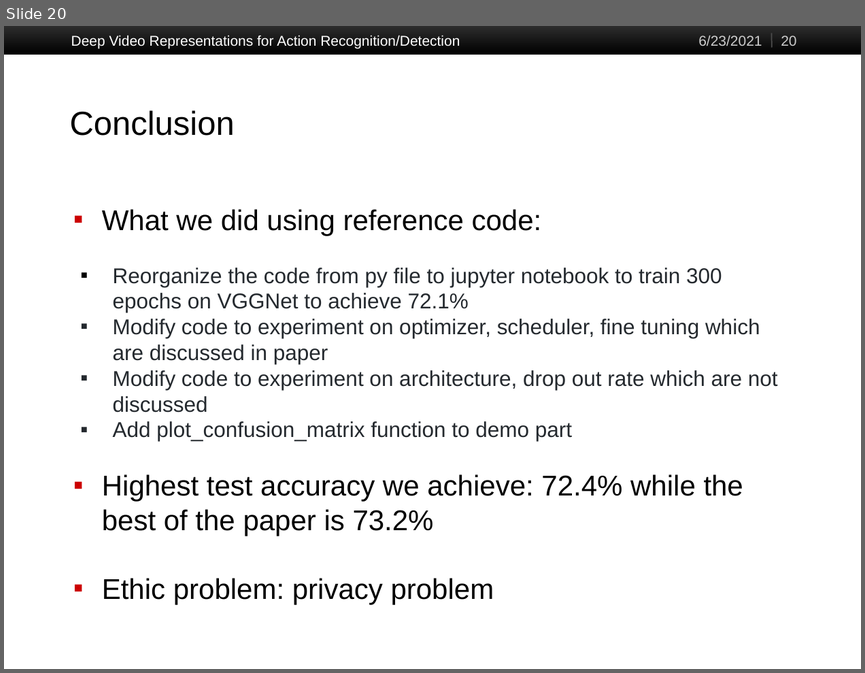
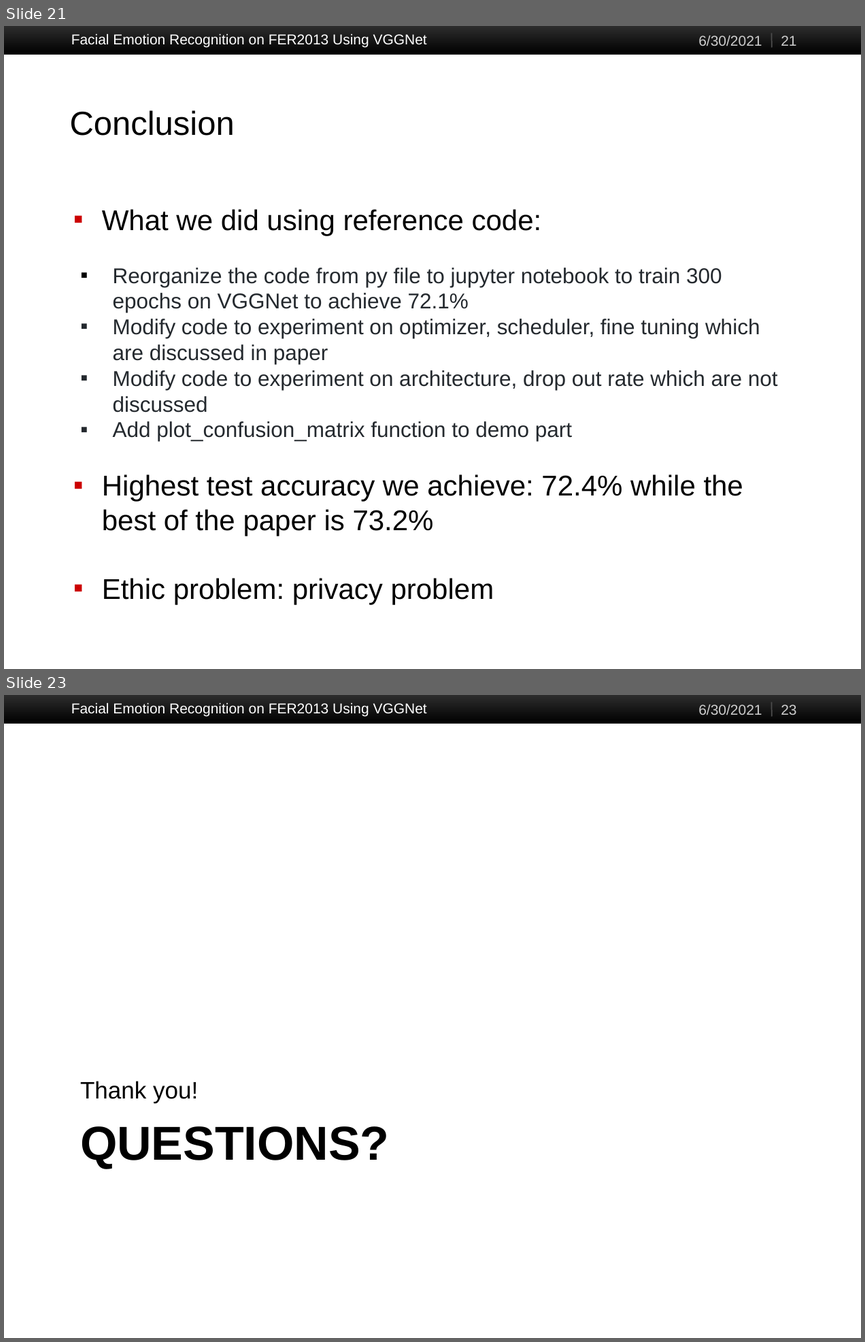
Before and after one commit to JimY233/CS523_Project, a slide deck: Facial Emotion Recognition on FER2013.pptx. Shown one above the other, each under a label of ours: slide 20 before the commit, slides 21 and 23 after it; the slides between them are not shown. The pictures are 865x673 and 865x1342 pixels, drawn with LibreOffice and Linux fonts; fonts in the diff are those of the drawing. Boxes give left, top, right and bottom in pixels: in the first picture for what was removed or moved away, otherwise in the second. Text is boxed around its words. In the diff, an @@ line names an element or a change of style, - is before the commit and + after.

```diff
--- a/Facial Emotion Recognition on FER2013.pptx
+++ b/Facial Emotion Recognition on FER2013.pptx
@@ slide 23 added at bbox=[4, 695, 861, 1338], background #FFFFFF; not listed: 2 template elements that a slide beside it also shows @@
@@ text added at bbox=[71, 702, 427, 716], 12 pt, text #FFFFFF @@
+Facial Emotion Recognition on FER2013 Using VGGNet
@@ text added at bbox=[698, 705, 762, 715], 12 pt, text #CCCCCC @@
+6/30/2021
@@ page number added at bbox=[781, 705, 796, 715], 12 pt, text #CCCCCC @@
+23
@@ text added at bbox=[80, 1081, 198, 1103], 20 pt, text #000000 @@
+Thank you!
@@ title added at bbox=[80, 1126, 389, 1168], 40 pt, text #000000, bold @@
+QUESTIONS?
@@ what was slide 20 is now slide 21 @@
@@ slide 21 changed as well @@
@@ text removed at bbox=[71, 35, 460, 48] @@
-Deep Video Representations for Action Recognition/Detection
@@ text added at bbox=[71, 33, 427, 47], 12 pt, text #FFFFFF @@
+Facial Emotion Recognition on FER2013 Using VGGNet
@@ text at bbox=[698, 36, 762, 46]: text changed @@
-6/23/2021
+6/30/2021
@@ page number at bbox=[781, 36, 796, 46]: text changed @@
-20
+21
```
Also in this commit, not shown: 17 other slides changed, 3 other slides added, 3 slides removed.
